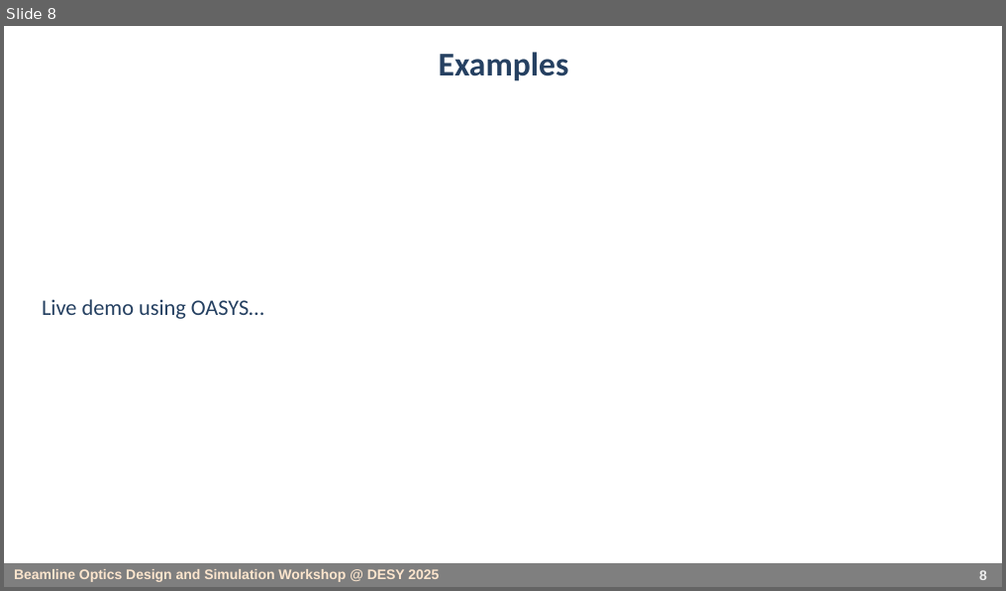
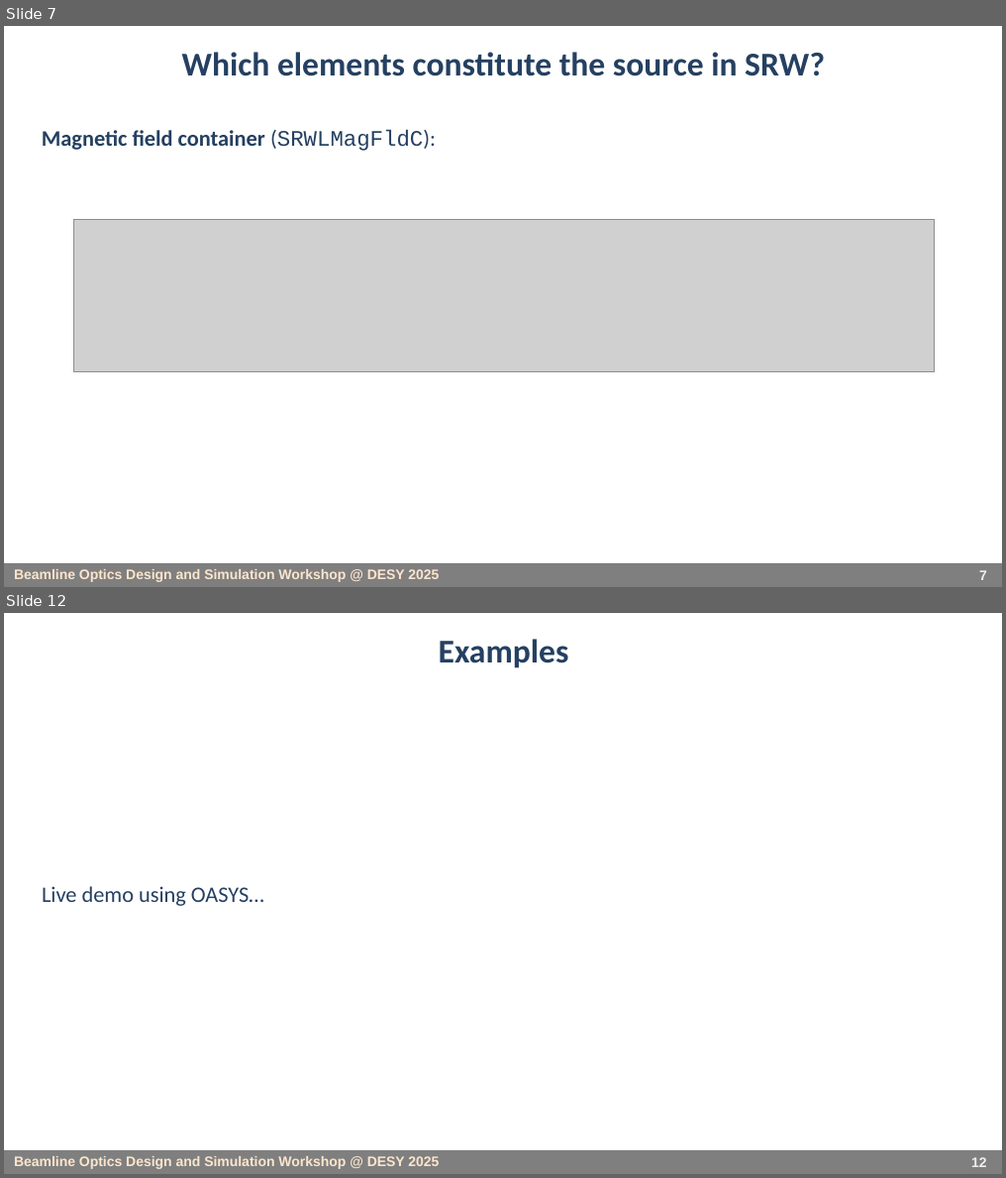
Before and after one commit to barc4/oasys_school_desy, a slide deck: rcelestre/SRW_source_calc_45min.pptx. Shown one above the other, each under a label of ours: slide 8 before the commit, slides 7 and 12 after it; the slides between them are not shown. The pictures are 1006x591 and 1006x1178 pixels, drawn with LibreOffice and Linux fonts; fonts in the diff are those of the drawing; grey boxes stand for pictures. Boxes give left, top, right and bottom in pixels: in the first picture for what was removed or moved away, otherwise in the second. Text is boxed around its words. In the diff, an @@ line names an element or a change of style, - is before the commit and + after.

```diff
--- a/rcelestre/SRW_source_calc_45min.pptx
+++ b/rcelestre/SRW_source_calc_45min.pptx
@@ slide 7 added at (4, 26, 1002, 587), background #FFFFFF; not listed: 1 template element that a slide beside it also shows @@
@@ title added at (182, 52, 825, 76), 24 pt, text #254061, bold @@
+Which elements constitute the source in SRW?
@@ text added at (42, 129, 436, 151), 16 pt, text #254061, bold @@
+Magnetic field container (SRWLMagFldC):
@@ picture added at (74, 220, 934, 372) @@
@@ page number added at (979, 570, 987, 580), 10 pt, text #EFEFEF, bold @@
+7
@@ what was slide 8 is now slide 12 @@
@@ page number at (971, 1157, 987, 1167): text changed @@
-8
+12
```
Also in this commit, not shown: 3 slides changed, 3 other slides added, 2 other files.
